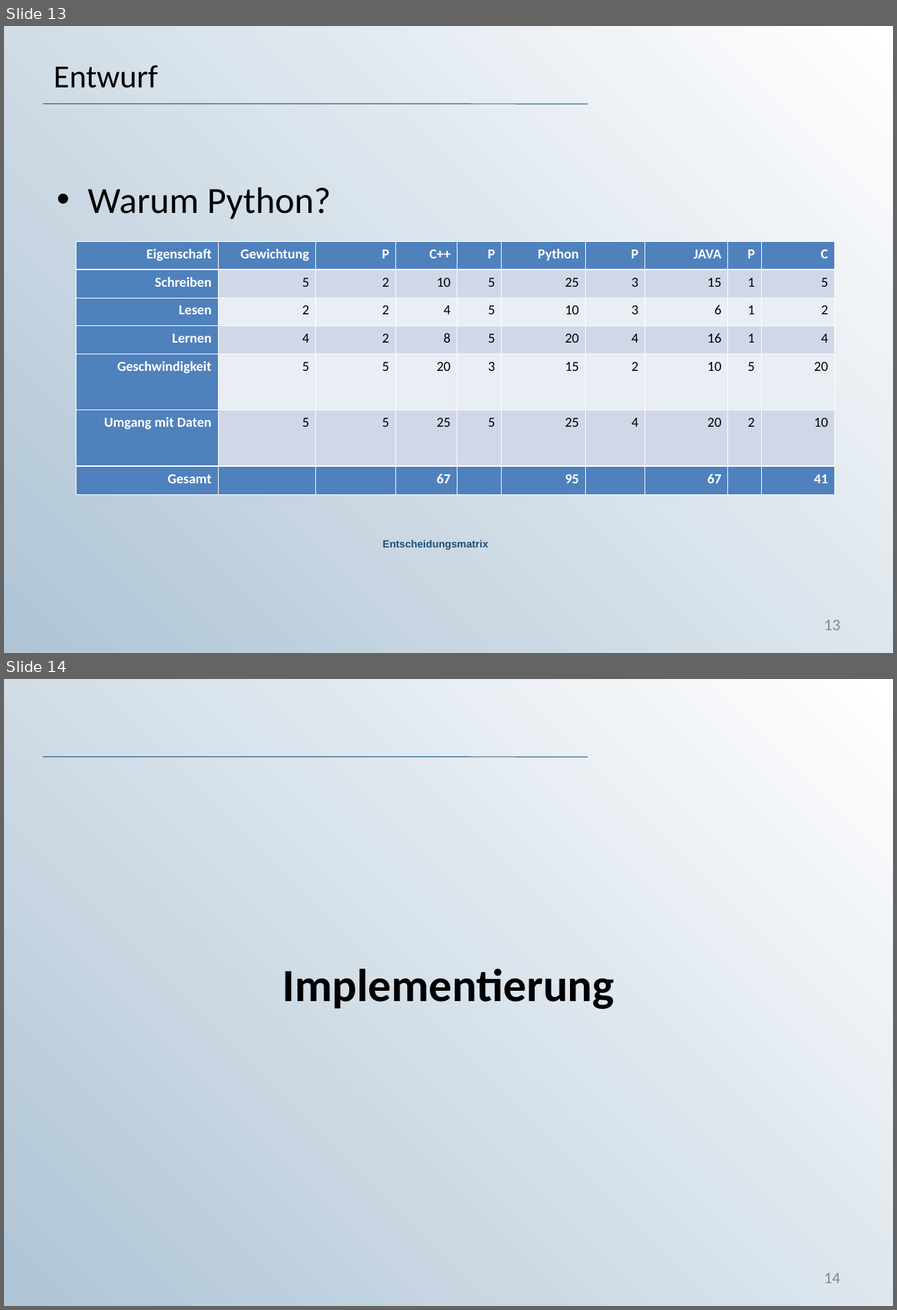
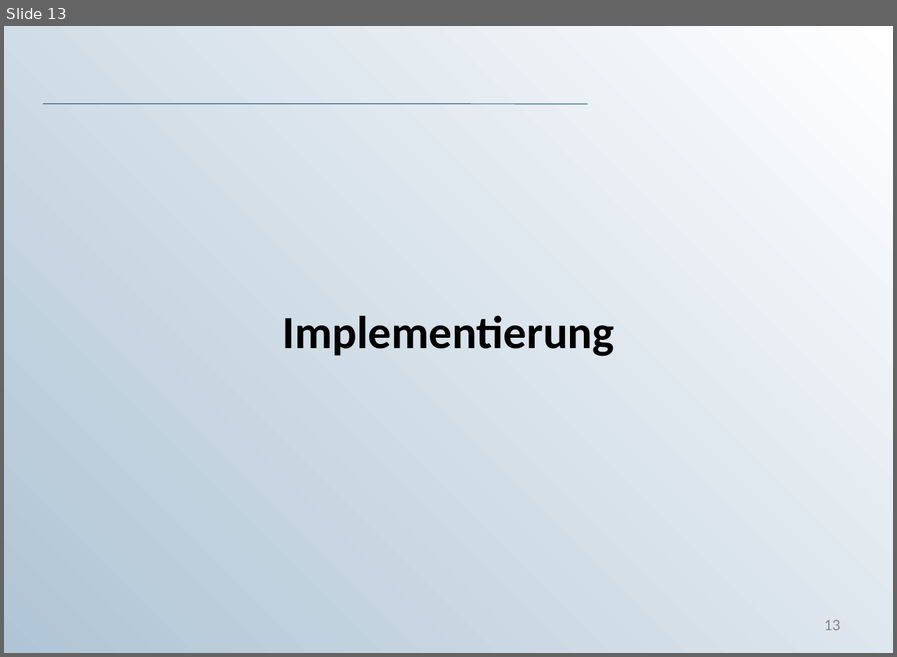
Before and after one commit to KaterinaKirova/Exam-DAVA, a slide deck: Präsentation_DAVA_Prüfung.ppt. Shown one above the other, each under a label of ours: slides 13 and 14 before the commit, slide 13 after it. The pictures are 897x1310 and 897x657 pixels, drawn with LibreOffice and Linux fonts; fonts in the diff are those of the drawing; background and template pictures are left out. Boxes give left, top, right and bottom in pixels: in the first picture for what was removed or moved away, otherwise in the second. Text is boxed around its words. In the diff, an @@ line names an element or a change of style, - is before the commit and + after.

```diff
--- a/Präsentation_DAVA_Prüfung.ppt
+++ b/Präsentation_DAVA_Prüfung.ppt
@@ slide 13 removed at <box>4,26,893,653</box>, background gradient #AFC4D5 to #FFFFFF; not listed: 1 template element that a slide beside it also shows @@
@@ title removed at <box>54,65,158,88</box> @@
-Entwurf
@@ text removed at <box>87,187,330,219</box> @@
-• Warum Python?
@@ table removed at <box>76,242,835,495</box>, 7 rows, 10 columns @@
-Eigenschaft | Gewichtung | P | C++ | P | Python | P | JAVA | P | C
-Schreiben | 5 | 2 | 10 | 5 | 25 | 3 | 15 | 1 | 5
-Lesen | 2 | 2 | 4 | 5 | 10 | 3 | 6 | 1 | 2
-Lernen | 4 | 2 | 8 | 5 | 20 | 4 | 16 | 1 | 4
-Geschwindigkeit | 5 | 5 | 20 | 3 | 15 | 2 | 10 | 5 | 20
-Umgang mit Daten | 5 | 5 | 25 | 5 | 25 | 4 | 20 | 2 | 10
-Gesamt |  |  | 67 |  | 95 |  | 67 |  | 41
@@ text removed at <box>383,540,488,550</box> @@
-Entscheidungsmatrix
@@ page number removed at <box>824,620,840,630</box> @@
-13
@@ what was slide 14 is now slide 13 @@
@@ page number at <box>824,620,840,630</box>: text changed @@
-14
+13
```
Also in this commit, not shown: 6 slides changed, 1 slide added, 2 other slides removed, 2 other files.
